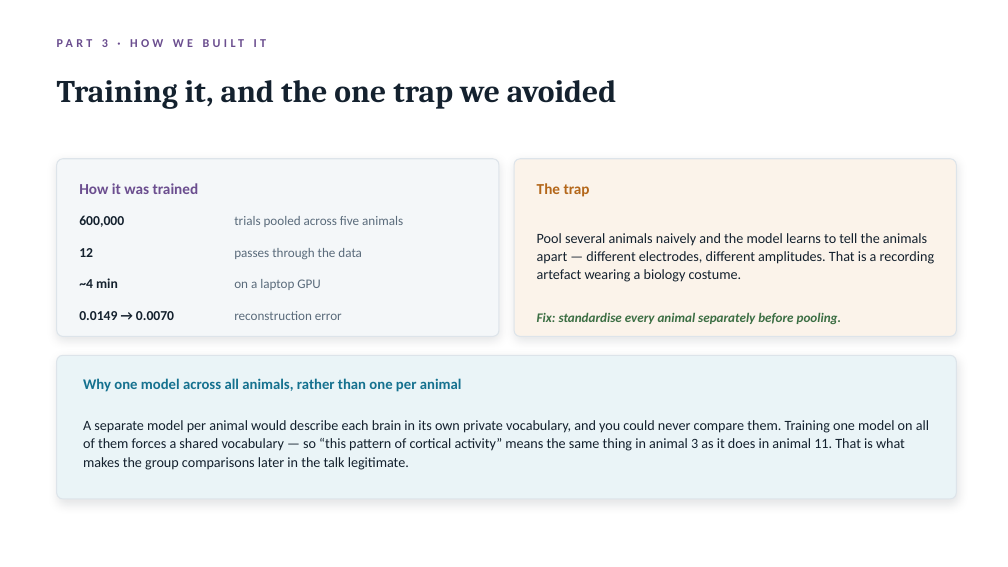
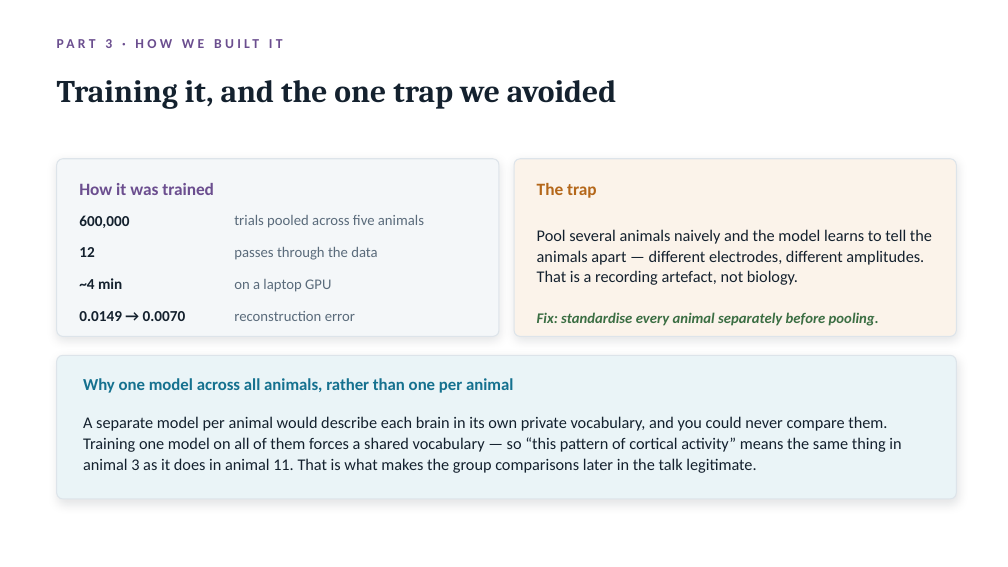
Before and after one commit to switchrao777/hroc-ncan, a slide deck: slide 12 of slides/HROC_Team_Presentation.pptx. Drawn at 1008x567 pixels with LibreOffice and Linux fonts; fonts in the diff are those of the drawing. Boxes give left, top, right and bottom in pixels: in the first picture for what was removed or moved away, otherwise in the second. Text is boxed around its words. In the diff, an @@ line names an element or a change of style, - is before the commit and + after.

```diff
--- a/slides/HROC_Team_Presentation.pptx
+++ b/slides/HROC_Team_Presentation.pptx
@@ text "PART 3 · HOW WE ..." at [105,39,112,48]: size 11.5 to 13 pt @@
@@ text "How it was trained" at [79,183,214,195]: size 14.5 to 16.5 pt @@
@@ text "The trap" at [537,183,597,198]: size 14.5 to 16.5 pt @@
@@ text at [537,229,932,285]: text changed; size 13.5 to 15.5 pt @@
-Pool several animals naively and the model learns to tell the animals apart — different electrodes, different amplitudes. That is a recording artefact wearing a biology costume.
+Pool several animals naively and the model learns to tell the animals apart — different electrodes, different amplitudes. That is a recording artefact, not biology.
@@ size 13 to 14.5 pt in 4 elements at [79,215,129,228], [79,247,94,257], [79,278,122,289], [79,311,186,321] @@
@@ size 12.5 to 14 pt in 5 elements at [234,215,424,228], [234,247,377,260], [234,279,331,292], [234,311,355,321], [537,312,879,326] @@
@@ text "Why one model across all ..." at [83,378,513,393]: size 14 to 16 pt @@
@@ text "A separate model per animal ..." at [83,416,901,473]: size 13.5 to 15.5 pt @@
```
Also in this commit, not shown: 32 other slides changed, 1 slide added, 1 slide removed, 31 other files.
